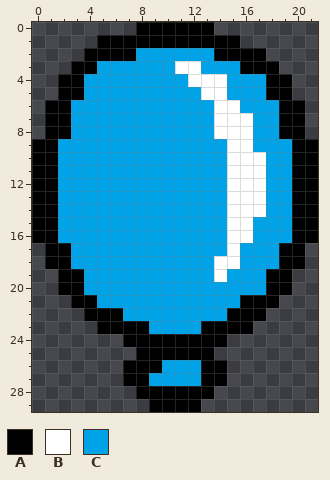
Pixel-art sprite: FinalProject/res/bluebloon.png. That is the earlier state.
The file is 22x30 pixels.
Palette (. is transparent): A #000000  B #ffffff  C #00a2e8
Once edited:
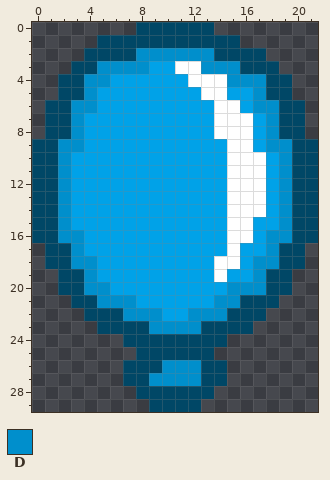
Colours new in this view: D #008fcc
What changed:
colour A: #000000 -> #004766
y 2: x 8..13 CCCCCC -> DDDDDD
y 3: x 5..8 CCCC -> DDDD; x 13..15 CCC -> DDD
y 4: x 4..5 CC -> DD; x 15..17 CCC -> DDD
y 5: x 4 C -> D; x 17 C -> D
y 6: x 3..4 CC -> DD; x 17..18 CC -> DD
y 7..8: x 3 C -> D; x 18 C -> D
y 9: x 2..3 CC -> DD; x 18..19 CC -> DD
y 10..15: x 2 C -> D; x 19 C -> D
y 16: x 2..3 CC -> DD; x 18..19 CC -> DD
y 17: x 3 C -> D; x 18 C -> D
y 18: x 3..4 CC -> DD; x 17..18 CC -> DD
y 19: x 4 C -> D; x 17 C -> D
y 20: x 4..5 CC -> DD; x 15..17 CCC -> DDD
y 21: x 5..7 CCC -> DDD; x 14..15 CC -> DD
y 22: x 7..9 CCC -> DDD; x 12..14 CCC -> DDD
y 23: x 9..12 CCCC -> DDDD
y 26: x 10..12 CCC -> DDD
y 27: x 9..12 CCCC -> DDDD
Boxes around the changes in both pictures, in picture pixels (x1, y1, x2, y2):
changed: (32, 22, 318, 412)
